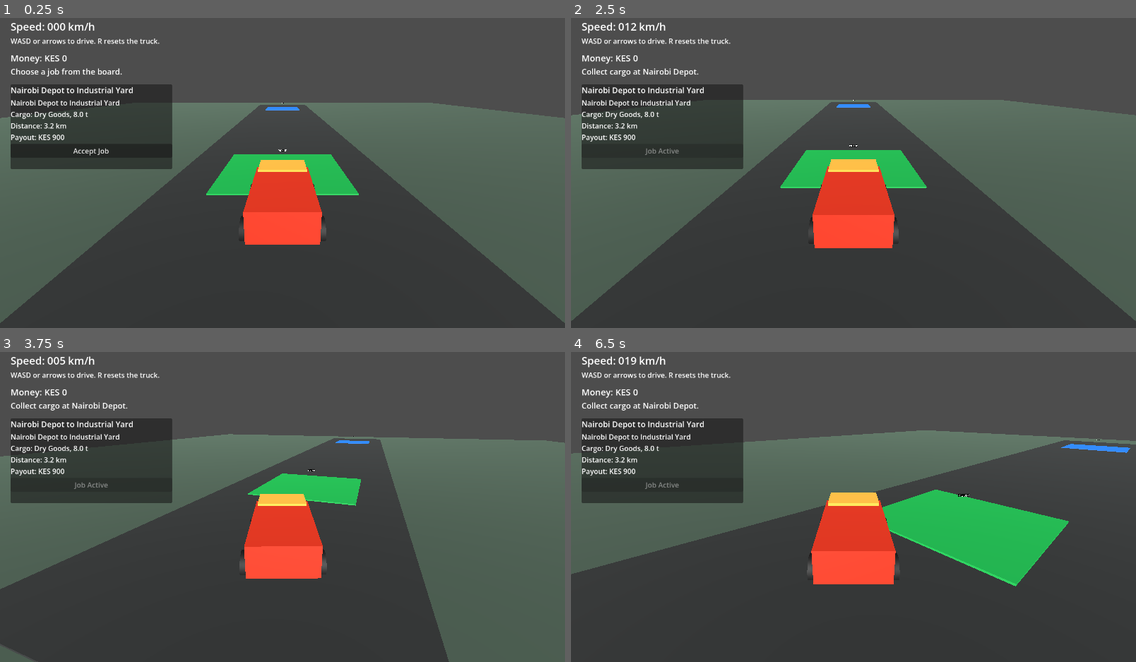
Above: before the commit, frames 1-4 (two rows, left to right).
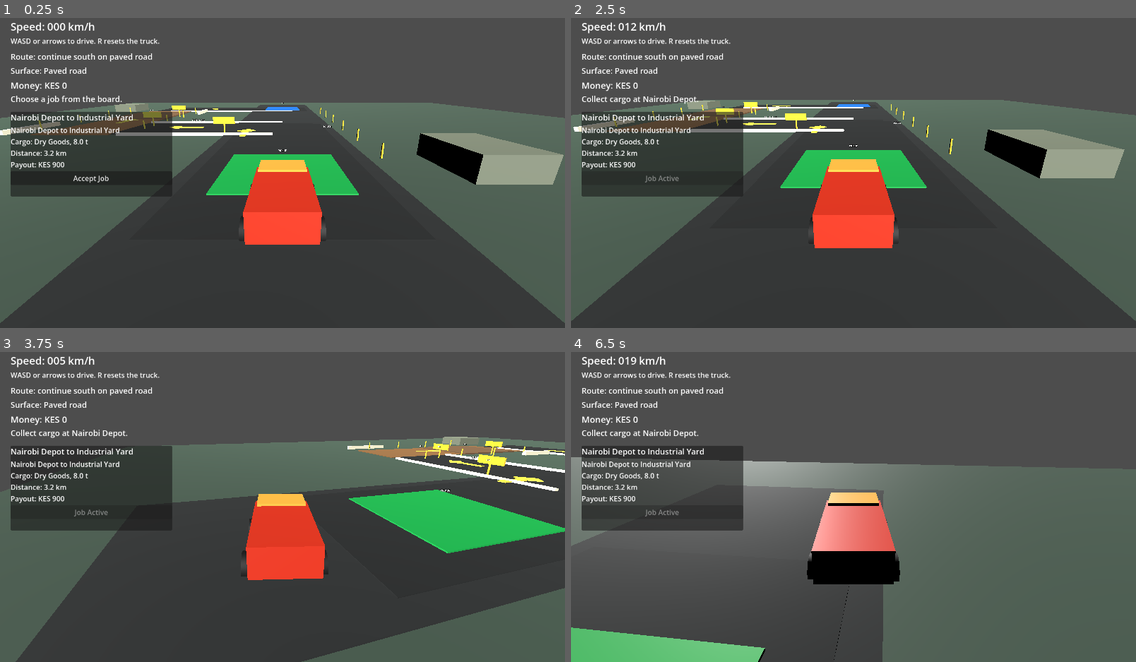
Above: after the commit, the same moments.

Repository: Langa2007/Eastafrica-gaming
Game: Godot game, scene res://scenes/phase_1_driving_test.tscn
The game is run twice, just before and just after one commit, with the same random seed, the same clock (stepped at 60 frames per second) and the same inputs.
Inputs:
- Up to frame 1 (0.25 s): no input
- Up to frame 2 (2.5 s): click "Accept Job" at 0.5 s; tap Enter at 1.25 s; hold D (steer_right) 1.28-2.03 s; tap R (reset_vehicle) at 2 s; hold S (drive_reverse) from 2.03 s (still down)
- Up to frame 3 (3.75 s): release S (drive_reverse) at 2.78 s; hold D (steer_right) 2.78-3.53 s; hold W (drive_forward) from 3.53 s (still down)
- Up to frame 4 (6.5 s): release W (drive_forward) at 4.28 s; hold A (steer_left) 4.28-5.78 s; hold S (drive_reverse) from 5.78 s (still down)

The runs differ from the first frame. In frame 1, 11% of the frame differs, in the area x 0-100%, y 11-58%; in frame 2, 11%; in frame 3, 30%; in frame 4, 54%, in the area x 0-100%, y 11-100%.

Commit message:
A/D movement

Diff:
--- a/prototype/scenes/phase_1_driving_test.tscn
+++ b/prototype/scenes/phase_1_driving_test.tscn
@@ -1,9 +1,10 @@
-[gd_scene load_steps=22 format=3 uid="uid://phase1drivingtest"]
+[gd_scene load_steps=23 format=3 uid="uid://phase1drivingtest"]
 
 [ext_resource type="Script" path="res://scripts/truck_controller.gd" id="1_truck"]
 [ext_resource type="Script" path="res://scripts/follow_camera.gd" id="2_camera"]
 [ext_resource type="Script" path="res://scripts/hud.gd" id="3_hud"]
 [ext_resource type="Script" path="res://scripts/delivery_manager.gd" id="4_delivery"]
+[ext_resource type="Script" path="res://scripts/route_environment.gd" id="5_route"]
 
 [sub_resource type="StandardMaterial3D" id="Mat_ground"]
 albedo_color = Color(0.22, 0.29, 0.24, 1)
@@ -88,6 +89,9 @@
 transform = Transform3D(1, 0, 0, 0, 1, 0, 0, 0, 1, 0, -0.1, 0)
 shape = SubResource("Shape_ground")
 
+[node name="RouteEnvironment" type="Node3D" parent="."]
+script = ExtResource("5_route")
+
 [node name="Road" type="MeshInstance3D" parent="."]
 transform = Transform3D(1, 0, 0, 0, 1, 0, 0, 0, 1, 0, 0.035, 0)
 mesh = SubResource("Mesh_road")
@@ -177,6 +181,7 @@
 [node name="HUD" type="CanvasLayer" parent="."]
 script = ExtResource("3_hud")
 truck_path = NodePath("../Truck")
+delivery_marker_path = NodePath("../DeliveryDestination")
 
 [node name="SpeedLabel" type="Label" parent="HUD"]
 offset_left = 24.0
@@ -194,27 +199,43 @@
 theme_override_font_sizes/font_size = 16
 text = "WASD or arrows to drive. R resets the truck."
 
+[node name="RouteLabel" type="Label" parent="HUD"]
+offset_left = 24.0
+offset_top = 92.0
+offset_right = 620.0
+offset_bottom = 124.0
+theme_override_font_sizes/font_size = 18
+text = "Route: continue south on paved road"
+
+[node name="SurfaceLabel" type="Label" parent="HUD"]
+offset_left = 24.0
+offset_top = 124.0
+offset_right = 520.0
+offset_bottom = 154.0
+theme_override_font_sizes/font_size = 18
+text = "Surface: Paved road"
+
 [node name="MoneyLabel" type="Label" parent="HUD"]
 offset_left = 24.0
-offset_top = 94.0
+offset_top = 156.0
 offset_right = 280.0
-offset_bottom = 126.0
+offset_bottom = 188.0
 theme_override_font_sizes/font_size = 20
 text = "Money: KES 0"
 
 [node name="ObjectiveLabel" type="Label" parent="HUD"]
 offset_left = 24.0
-offset_top = 126.0
+offset_top = 188.0
 offset_right = 560.0
-offset_bottom = 158.0
+offset_bottom = 220.0
 theme_override_font_sizes/font_size = 18
 text = "Choose a job from the board."
 
 [node name="JobBoard" type="PanelContainer" parent="HUD"]
 offset_left = 24.0
-offset_top = 168.0
+offset_top = 230.0
 offset_right = 390.0
-offset_bottom = 360.0
+offset_bottom = 422.0
 
 [node name="VBox" type="VBoxContainer" parent="HUD/JobBoard"]
 offset_left = 7.0
@@ -238,9 +259,9 @@
 [node name="ResultPanel" type="PanelContainer" parent="HUD"]
 visible = false
 offset_left = 430.0
-offset_top = 168.0
+offset_top = 230.0
 offset_right = 790.0
-offset_bottom = 330.0
+offset_bottom = 392.0
 
 [node name="VBox" type="VBoxContainer" parent="HUD/ResultPanel"]
 offset_left = 7.0
--- a/prototype/scripts/hud.gd
+++ b/prototype/scripts/hud.gd
@@ -1,19 +1,60 @@
 extends CanvasLayer
 
 @export var truck_path: NodePath
+@export var delivery_marker_path: NodePath
 
 @onready var speed_label: Label = $SpeedLabel
+@onready var route_label: Label = $RouteLabel
+@onready var surface_label: Label = $SurfaceLabel
 
 var _truck: Node
+var _delivery_marker: Node3D
 
 
 func _ready() -> void:
 	_truck = get_node_or_null(truck_path)
+	_delivery_marker = get_node_or_null(delivery_marker_path) as Node3D
 
 
 func _process(_delta: float) -> void:
 	if _truck == null or not _truck.has_method("get_speed_kph"):
 		speed_label.text = "Speed: -- km/h"
+		route_label.text = "Route: --"
+		surface_label.text = "Surface: --"
 		return
 
 	speed_label.text = "Speed: %03d km/h" % roundi(_truck.get_speed_kph())
+	route_label.text = _get_route_guidance()
+	surface_label.text = "Surface: %s" % _get_surface_name()
+
+
+func _get_surface_name() -> String:
+	if _truck.has_method("get_surface_name"):
+		return _truck.call("get_surface_name")
+
+	return "Paved road"
+
+
+func _get_route_guidance() -> String:
+	if _truck is not Node3D:
+		return "Route: follow road"
+
+	var pos: Vector3 = (_truck as Node3D).global_position
+
+	if pos.z > 7.0:
+		return "Route: continue south on paved road"
+
+	if pos.x > -14.0 and pos.z > -3.0:
+		return "Route: tight left turn to dirt bypass"
+
+	if pos.x <= -14.0 and pos.z > -16.0:
+		return "Route: dirt and hill section ahead"
+
+	if pos.x < -6.0:
+		return "Route: turn right to delivery yard"
+
+	if _delivery_marker != null:
+		var distance := pos.distance_to(_delivery_marker.global_position)
+		return "Route: delivery yard %.0f m" % distance
+
+	return "Route: delivery yard ahead"
--- /dev/null
+++ b/prototype/scripts/route_environment.gd
@@ -0,0 +1,154 @@
+extends Node3D
+
+const ROAD_HEIGHT := 0.055
+
+var _materials := {}
+
+
+func _ready() -> void:
+	_create_materials()
+	_build_route()
+	_build_props()
+	_build_route_labels()
+
+
+func _create_materials() -> void:
+	_materials.paved = _make_material(Color(0.09, 0.1, 0.1, 1.0), 0.9)
+	_materials.dirt = _make_material(Color(0.45, 0.31, 0.16, 1.0), 0.95)
+	_materials.hill = _make_material(Color(0.38, 0.28, 0.18, 1.0), 0.92)
+	_materials.curb = _make_material(Color(0.9, 0.88, 0.76, 1.0), 0.65)
+	_materials.prop = _make_material(Color(0.42, 0.45, 0.38, 1.0), 0.75)
+	_materials.sign = _make_material(Color(0.95, 0.78, 0.2, 1.0), 0.45)
+	_materials.arrow = _make_material(Color(0.94, 0.86, 0.28, 1.0), 0.5)
+
+
+func _make_material(color: Color, roughness: float) -> StandardMaterial3D:
+	var material := StandardMaterial3D.new()
+	material.albedo_color = color
+	material.roughness = roughness
+	return material
+
+
+func _build_route() -> void:
+	_add_box("PavedDepotRun", Vector3(0, ROAD_HEIGHT, 13), Vector3(10, 0.08, 26), _materials.paved)
+	_add_box("TightTurnPaved", Vector3(-10, ROAD_HEIGHT + 0.01, 3), Vector3(28, 0.08, 8), _materials.paved)
+	_add_box("DirtBypass", Vector3(-22, ROAD_HEIGHT + 0.02, -5), Vector3(8, 0.08, 25), _materials.dirt)
+	_add_box("HillSection", Vector3(-22, ROAD_HEIGHT + 0.08, -10), Vector3(8.5, 0.18, 10), _materials.hill)
+	_add_box("FinalPavedApproach", Vector3(-10, ROAD_HEIGHT + 0.01, -22), Vector3(30, 0.08, 8), _materials.paved)
+
+	_add_box("TurnInnerCurb", Vector3(-9, 0.16, 7.6), Vector3(16, 0.24, 0.35), _materials.curb)
+	_add_box("TurnOuterCurb", Vector3(-9, 0.16, -1.6), Vector3(18, 0.24, 0.35), _materials.curb)
+	_add_box("YardCurb", Vector3(-10, 0.16, -17.6), Vector3(24, 0.24, 0.35), _materials.curb)
+
+	_add_arrow("ArrowDepot", Vector3(-4, 0.14, 7), 0.0)
+	_add_arrow("ArrowTurn", Vector3(-11, 0.14, 3), 1.5708)
+	_add_arrow("ArrowDirt", Vector3(-22, 0.14, -2), 0.0)
+	_add_arrow("ArrowFinalTurn", Vector3(-16, 0.14, -22), -1.5708)
+
+
+func _build_props() -> void:
+	for z in [16.0, 10.0, 4.0, -2.0, -8.0, -14.0]:
+		_add_post(Vector3(7.0, 0.55, z))
+
+	for z in [4.0, -2.0, -8.0, -14.0]:
+		_add_post(Vector3(-16.0, 0.55, z))
+		_add_post(Vector3(-28.0, 0.55, z))
+
+	_add_box("RoadsideWarehouseA", Vector3(12, 0.8, 18), Vector3(4, 1.6, 6), _materials.prop)
+	_add_box("RoadsideWarehouseB", Vector3(-31, 0.65, -20), Vector3(4, 1.3, 5), _materials.prop)
+	_add_box("LowBarrierA", Vector3(-29, 0.25, 4), Vector3(0.45, 0.5, 7), _materials.curb)
+	_add_box("LowBarrierB", Vector3(-15, 0.25, -15), Vector3(0.45, 0.5, 5), _materials.curb)
+	_add_sign("TightTurnSign", Vector3(-6, 1.15, 7.2), "TIGHT TURN")
+	_add_sign("DirtSign", Vector3(-16, 1.15, 1.8), "DIRT ROUTE")
+	_add_sign("HillSign", Vector3(-17, 1.15, -9.0), "HILL")
+
+
+func _build_route_labels() -> void:
+	_add_label("PAVED", Vector3(4.5, 1.0, 8))
+	_add_label("TIGHT TURN", Vector3(-10, 1.0, 3))
+	_add_label("DIRT", Vector3(-22, 1.0, -1))
+	_add_label("HILL", Vector3(-22, 1.0, -10))
+
+
+func _add_box(node_name: String, position: Vector3, size: Vector3, material: Material) -> MeshInstance3D:
+	var mesh := BoxMesh.new()
+	mesh.size = size
+
+	var instance := MeshInstance3D.new()
+	instance.name = node_name
+	instance.position = position
+	instance.mesh = mesh
+	instance.material_override = material
+	add_child(instance)
+	return instance
+
+
+func _add_post(position: Vector3) -> void:
+	var mesh := CylinderMesh.new()
+	mesh.height = 1.1
+	mesh.top_radius = 0.08
+	mesh.bottom_radius = 0.08
+
+	var post := MeshInstance3D.new()
+	post.name = "RoadsidePost"
+	post.position = position
+	post.mesh = mesh
+	post.material_override = _materials.sign
+	add_child(post)
+
+
+func _add_sign(node_name: String, position: Vector3, text: String) -> void:
+	_add_post(position - Vector3(0, 0.55, 0))
+
+	var sign := _add_box(node_name, position + Vector3(0, 0.35, 0), Vector3(2.2, 0.7, 0.12), _materials.sign)
+	sign.rotation_degrees.y = 0
+
+	var label := _make_label(text, 0.34)
+	label.position = position + Vector3(0, 0.38, -0.08)
+	add_child(label)
+
+
+func _add_label(text: String, position: Vector3) -> void:
+	var label := _make_label(text, 0.55)
+	label.position = position
+	add_child(label)
+
+
+func _make_label(text: String, size: float) -> Label3D:
+	var label := Label3D.new()
+	label.name = "%sLabel" % text.capitalize().replace(" ", "")
+	label.billboard = BaseMaterial3D.BILLBOARD_ENABLED
+	label.font_size = 48
+	label.pixel_size = 0.01
+	label.modulate = Color(1, 1, 1, 1)
+	label.outline_modulate = Color(0, 0, 0, 1)
+	label.outline_size = 8
+	label.text = text
+	label.scale = Vector3.ONE * size
+	return label
+
+
+func _add_arrow(node_name: String, position: Vector3, y_rotation: float) -> void:
+	var arrow := Node3D.new()
+	arrow.name = node_name
+	arrow.position = position
+	arrow.rotation.y = y_rotation
+	add_child(arrow)
+
+	var shaft := BoxMesh.new()
+	shaft.size = Vector3(0.6, 0.08, 3.0)
+	var shaft_instance := MeshInstance3D.new()
+	shaft_instance.name = "Shaft"
+	shaft_instance.mesh = shaft
+	shaft_instance.material_override = _materials.arrow
+	arrow.add_child(shaft_instance)
+
+	var head := BoxMesh.new()
+	head.size = Vector3(1.6, 0.08, 1.2)
+	var head_instance := MeshInstance3D.new()
+	head_instance.name = "Head"
+	head_instance.position.z = -1.6
+	head_instance.rotation_degrees.y = 45.0
+	head_instance.mesh = head
+	head_instance.material_override = _materials.arrow
+	arrow.add_child(head_instance)
--- a/prototype/scripts/truck_controller.gd
+++ b/prototype/scripts/truck_controller.gd
@@ -5,12 +5,13 @@
 @export var acceleration := 11.0
 @export var brake_deceleration := 34.0
 @export var coast_deceleration := 6.5
-@export var steering_rate := 1.85
-@export var sideways_response := 9.0
+@export var steering_rate := 3.2
+@export var low_speed_steering_boost := 0.55
 @export var gravity := 24.8
 
 var _speed := 0.0
 var _spawn_transform: Transform3D
+var _surface_name := "Paved road"
 
 
 func _ready() -> void:
@@ -21,29 +22,34 @@
 	if Input.is_action_just_pressed("reset_vehicle"):
 		reset_vehicle()
 
-	var drive_input: float = Input.get_axis("drive_reverse", "drive_forward")
-	var steer_input: float = Input.get_axis("steer_left", "steer_right")
+	var drive_input := _get_drive_input()
+	var steer_input := _get_steer_input()
+	var surface := _get_surface_profile()
+	_surface_name = surface.name
+	var forward_limit: float = max_forward_speed * surface.speed_scale
+	var reverse_limit: float = max_reverse_speed * surface.speed_scale
+	var active_acceleration: float = acceleration * surface.acceleration_scale
+	var active_coast: float = coast_deceleration * surface.coast_scale
 
 	if drive_input > 0.0:
-		_speed = move_toward(_speed, max_forward_speed, acceleration * delta)
+		_speed = move_toward(_speed, forward_limit, active_acceleration * delta)
 	elif drive_input < 0.0:
 		if _speed > 0.5:
 			_speed = move_toward(_speed, 0.0, brake_deceleration * delta)
 		else:
-			_speed = move_toward(_speed, -max_reverse_speed, acceleration * 0.7 * delta)
+			_speed = move_toward(_speed, -reverse_limit, active_acceleration * 0.7 * delta)
 	else:
-		_speed = move_toward(_speed, 0.0, coast_deceleration * delta)
+		_speed = move_toward(_speed, 0.0, active_coast * delta)
 
-	if absf(_speed) > 0.2:
+	var steering_speed := maxf(absf(_speed), max_forward_speed * low_speed_steering_boost)
+	if absf(_speed) > 0.2 or absf(drive_input) > 0.0:
 		var reverse_factor: float = -1.0 if _speed < 0.0 else 1.0
-		var speed_factor: float = clamp(absf(_speed) / max_forward_speed, 0.25, 1.0)
+		var speed_factor: float = clamp(steering_speed / maxf(forward_limit, 0.1), 0.35, 1.0)
 		rotate_y(-steer_input * steering_rate * speed_factor * reverse_factor * delta)
 
 	var basis := global_transform.basis
 	var forward: Vector3 = -basis.z.normalized()
-	var right: Vector3 = basis.x.normalized()
-	var sideways_speed: float = steer_input * sideways_response * minf(absf(_speed) / max_forward_speed, 1.0)
-	var ground_velocity: Vector3 = (forward * _speed) + (right * sideways_speed)
+	var ground_velocity: Vector3 = forward * _speed
 	velocity.x = ground_velocity.x
 	velocity.z = ground_velocity.z
 
@@ -63,3 +69,64 @@
 
 func get_speed_kph() -> float:
 	return absf(_speed) * 3.6
+
+
+func get_surface_name() -> String:
+	return _surface_name
+
+
+func _get_drive_input() -> float:
+	var input := Input.get_axis("drive_reverse", "drive_forward")
+
+	if Input.is_physical_key_pressed(KEY_W) or Input.is_physical_key_pressed(KEY_UP):
+		input += 1.0
+	if Input.is_physical_key_pressed(KEY_S) or Input.is_physical_key_pressed(KEY_DOWN):
+		input -= 1.0
+
+	return clampf(input, -1.0, 1.0)
+
+
+func _get_steer_input() -> float:
+	var input := Input.get_axis("steer_left", "steer_right")
+
+	if Input.is_physical_key_pressed(KEY_D) or Input.is_physical_key_pressed(KEY_RIGHT):
+		input += 1.0
+	if Input.is_physical_key_pressed(KEY_A) or Input.is_physical_key_pressed(KEY_LEFT):
+		input -= 1.0
+
+	return clampf(input, -1.0, 1.0)
+
+
+func _get_surface_profile() -> Dictionary:
+	var pos := global_position
+
+	if pos.x < -15.0 and pos.z > -16.0:
+		if pos.z < -3.0:
+			return {
+				"name": "Hill climb",
+				"speed_scale": 0.5,
+				"acceleration_scale": 0.55,
+				"coast_scale": 1.65,
+			}
+
+		return {
+			"name": "Dirt route",
+			"speed_scale": 0.65,
+			"acceleration_scale": 0.72,
+			"coast_scale": 1.25,
+		}
+
+	if pos.x < -6.0 and pos.z > -4.0:
+		return {
+			"name": "Tight city turn",
+			"speed_scale": 0.78,
+			"acceleration_scale": 0.9,
+			"coast_scale": 1.05,
+		}
+
+	return {
+		"name": "Paved road",
+		"speed_scale": 1.0,
+		"acceleration_scale": 1.0,
+		"coast_scale": 1.0,
+	}
Not shown, changed: docs/BUILD_PHASES.md
